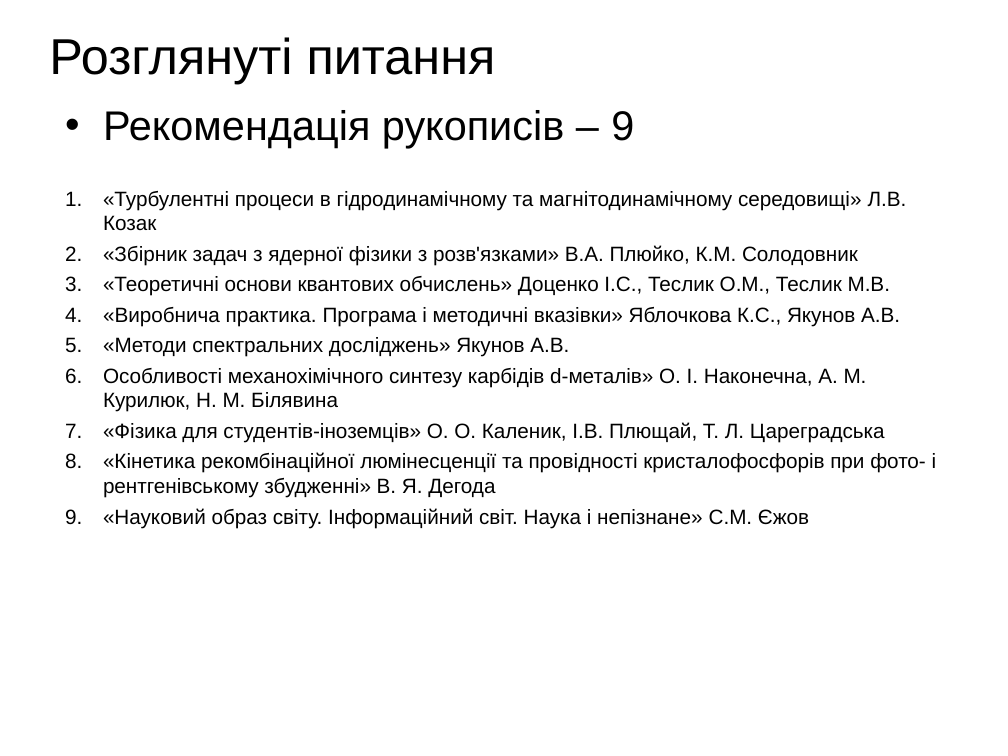
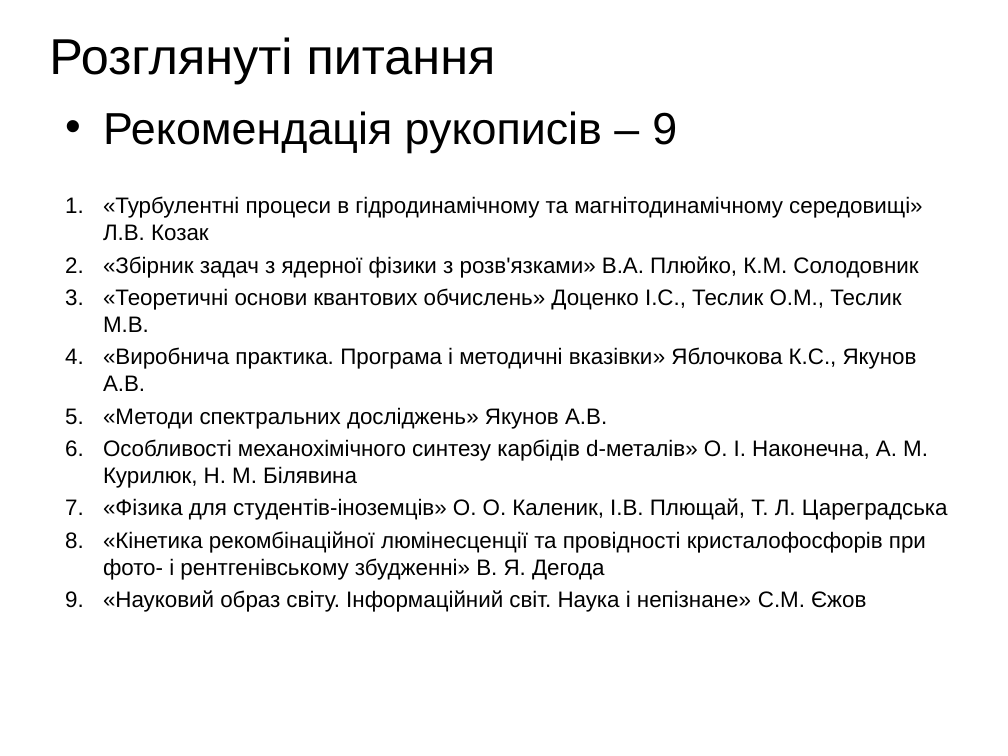
Before and after one commit to l432/NMK, a slide deck: slide 3 of Olikh/Zvit/20_21/Zvit20_21.ppt. Drawn at 1008x756 pixels with LibreOffice and Linux fonts; fonts in the diff are those of the drawing; background and template pictures are left out. Boxes give left, top, right and bottom in pixels: in the first picture for what was removed or moved away, otherwise in the second. Text is boxed around its words. In the diff, an @@ line names an element or a change of style, - is before the commit and + after.

```diff
--- a/Olikh/Zvit/20_21/Zvit20_21.ppt
+++ b/Olikh/Zvit/20_21/Zvit20_21.ppt
@@ text "Рекомендація рукописів – 9" at [103, 111, 948, 612]: size 29.6 to 32 pt in "Рекомендація рукописів – 9"; size 14.8 to 16 pt @@
```
Also in this commit, not shown: 2 other slides changed, 1 slide added, 11 other files.
